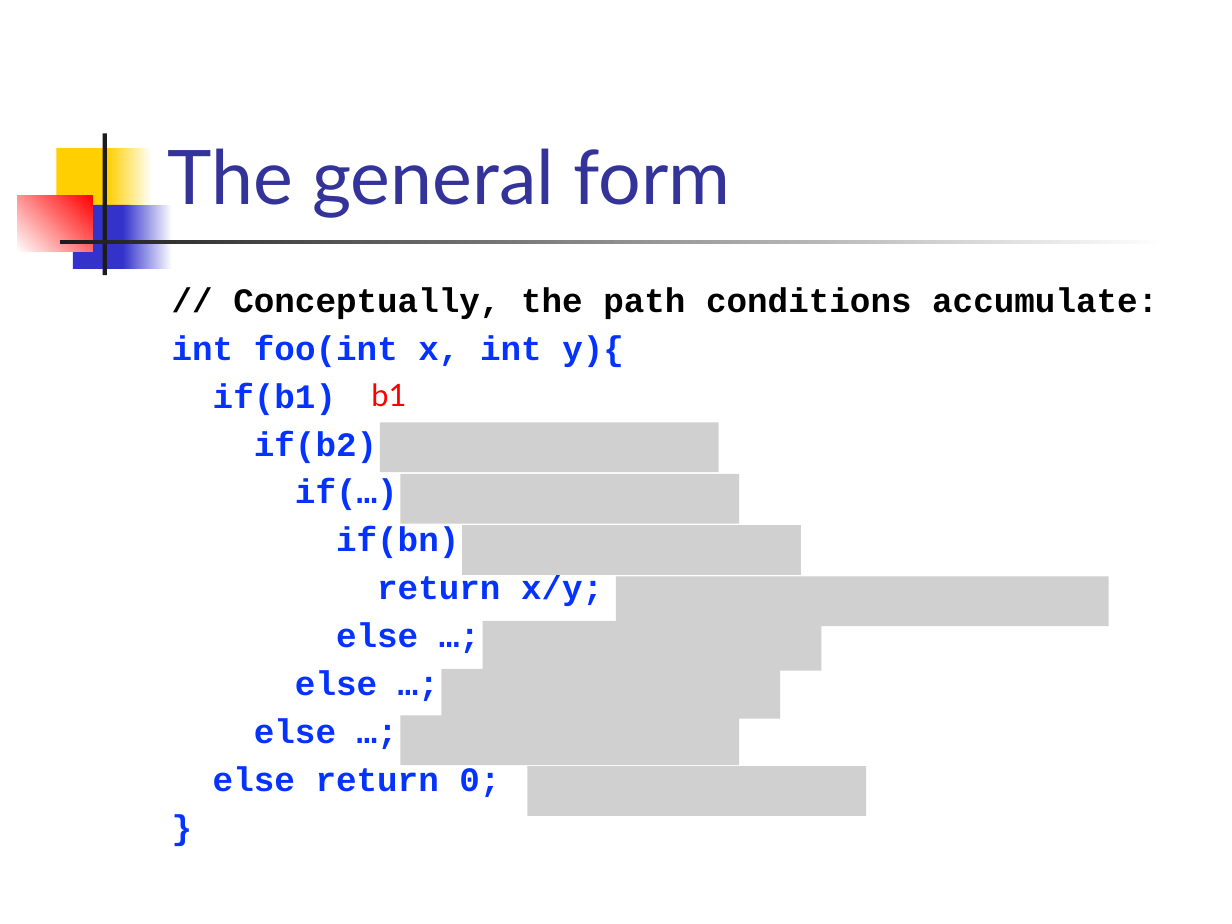
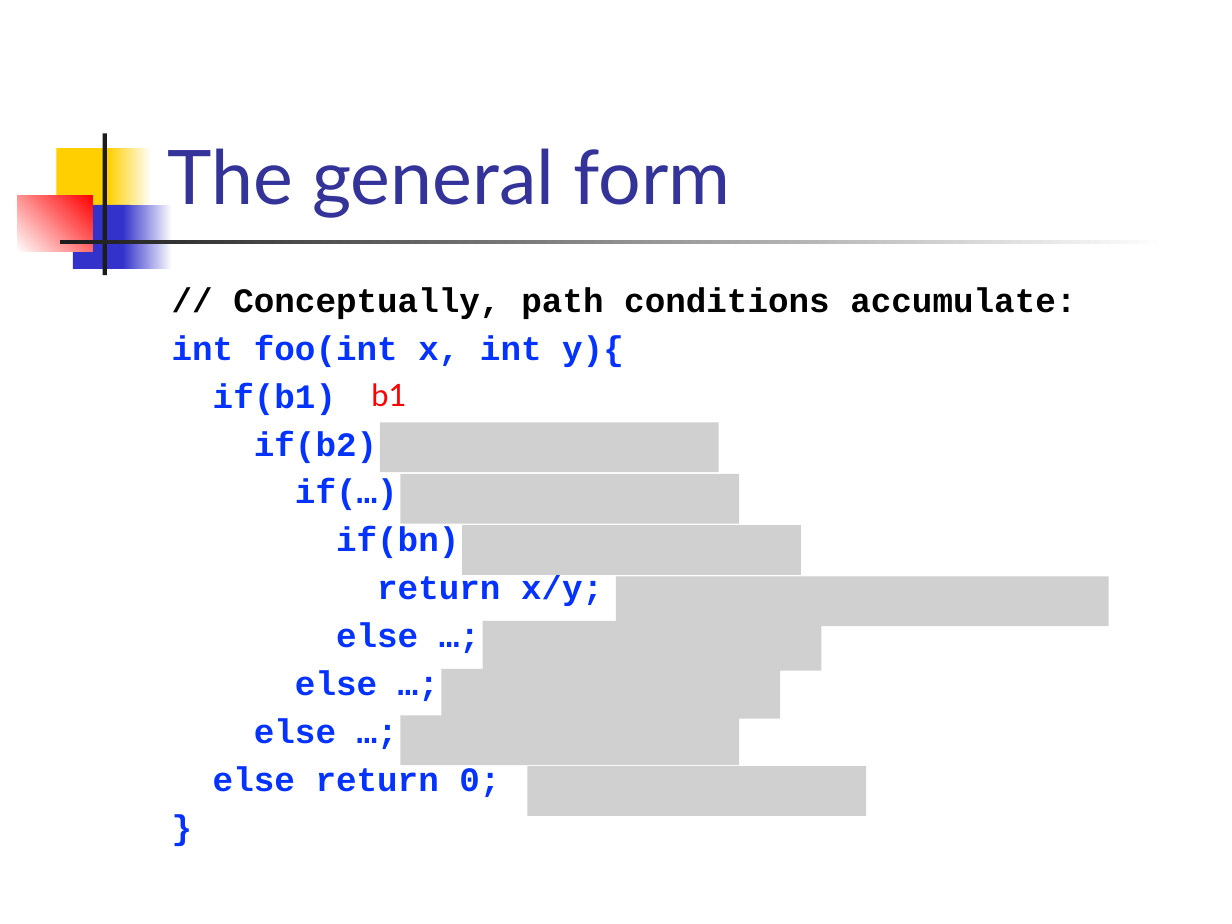
Before and after one commit to csslab-ustc/csslab-ustc.github.io, a slide deck: slide 17 of courses/theory/slides/lec17-symexec.pptx. Drawn at 1232x924 pixels with LibreOffice and Linux fonts; fonts in the diff are those of the drawing; grey boxes stand for pictures. Boxes give left, top, right and bottom in pixels: in the first picture for what was removed or moved away, otherwise in the second. Text is boxed around its words. In the diff, an @@ line names an element or a change of style, - is before the commit and + after.

```diff
--- a/courses/theory/slides/lec17-symexec.pptx
+++ b/courses/theory/slides/lec17-symexec.pptx
@@ text at [233,287,1076,319]: text changed @@
-// Conceptually, the path conditions accumulate:
+// Conceptually, path conditions accumulate:
```
Also in this commit, not shown: 12 other slides changed, 14 slides added.
